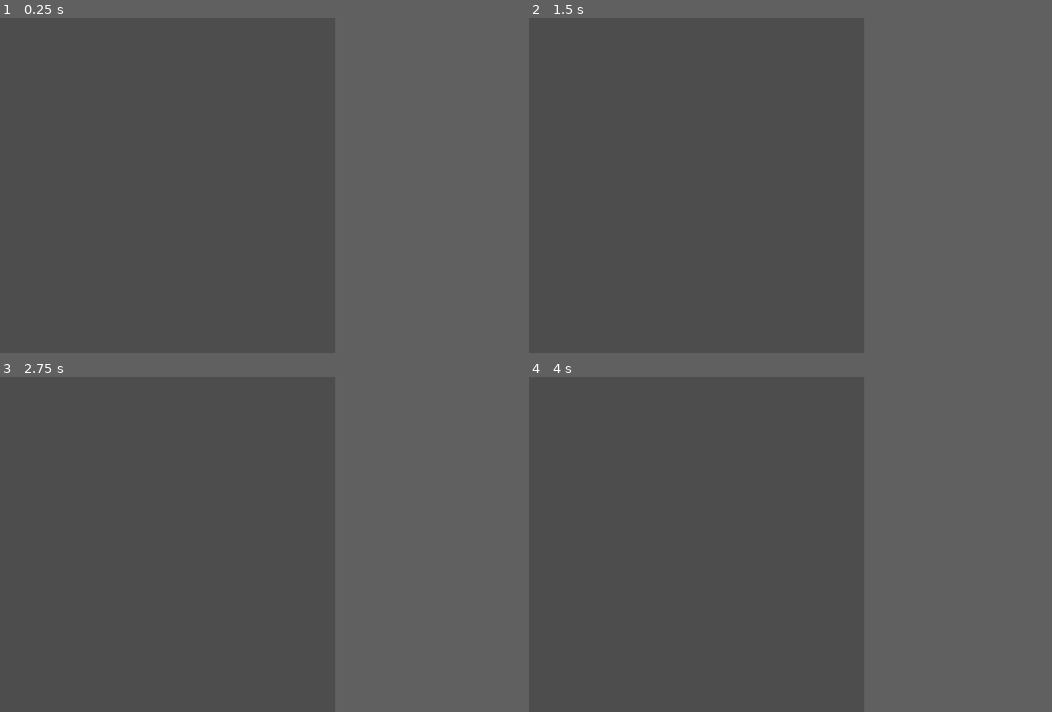
Above: before the commit, frames 1-4 (two rows, left to right).
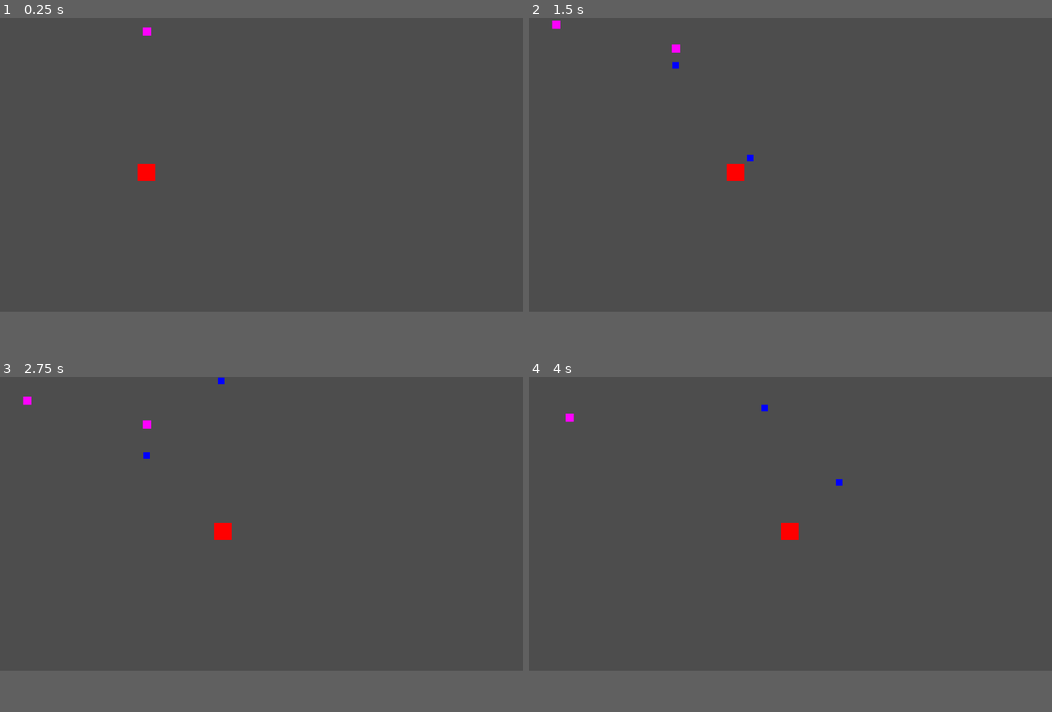
Above: after the commit, the same moments.

Repository: Roflstomp123/MRUHACKZ
Game: Godot game, scene res://Levels/temp_level.tscn
The game is run twice, just before and just after one commit, with the same random seed, the same clock (stepped at 60 frames per second) and the same inputs.
Inputs:
- Up to frame 1 (0.25 s): no input
- Up to frame 2 (1.5 s): tap Enter (Finish attack) at 0.5, 1.35 s; hold Right (Move right) 0.53-1.28 s; hold Enter (Finish attack) 0.53-1.28 s; hold Left (Move left) from 1.28 s (still down)
- Up to frame 3 (2.75 s): release Left (Move left) at 2.03 s; hold Right (Move right) from 2.03 s (still down); hold Enter (Finish attack) from 2.03 s (still down)
- Up to frame 4 (4 s): release Enter (Finish attack) at 2.78 s; tap Enter (Finish attack) at 2.85 s; release Right (Move right) at 3.53 s; hold Left (Move left) from 3.53 s (still down); hold Enter (Finish attack) from 3.53 s (still down)
In our replay, the window is 512x512 before the commit and 799x449 after it. These sizes can differ from the game's own. Grey fills any space a smaller window leaves; there, only what the larger window draws over its background counts as a difference.

The runs differ from the first frame. In frame 1, 0.2% of the frame differs, in the area x 26-30%, y 2-49%; in frame 2, 0.3%, in the area x 4-43%, y 0-49%; in frame 3, 0.3%; in frame 4, 0.3%.

Commit message:
Fix enemy spawner
Can edit the export to spawn enemies
Scene selection narrowing not done yet.

Diff:
--- a/Enemy/EnemySpawner/enemy_spawner.gd
+++ b/Enemy/EnemySpawner/enemy_spawner.gd
@@ -19,24 +19,30 @@
 
 
 func _ready():
-
+	current_time_to_spawn = enemy_spawner_instructions[0].time_offset
 	pass
 
 func _process(delta: float) -> void:
-
+	current_time_to_spawn -= delta
 	pass
 
 func _spawn_next():
-	instruction_index += 1
-	current_instructions = enemy_spawner_instructions[instruction_index]
+	if instruction_index < enemy_spawner_instructions.size():
 
-	var new_enemy = current_instructions.enemy_scene.instantiate()
-	add_child(new_enemy)
-	new_enemy.position = current_instructions.position
-	if current_instructions.state != -1:
-		#TODO fix this breaking on no state
-		new_enemy.state = current_instructions.state
+		current_instructions = enemy_spawner_instructions[instruction_index]
+
+		var new_enemy = current_instructions.enemy_scene.instantiate()
+		add_child(new_enemy)
+		new_enemy.position = current_instructions.position
+		if current_instructions.state != -1:
+			#TODO fix this breaking on no state
+			new_enemy.state = current_instructions.state
+
+		##this is changed at the end so that it keeps the current time rather than being time for the next spawn.
+		instruction_index += 1
+		#double check bad :(
+		if instruction_index < enemy_spawner_instructions.size():
+			current_time_to_spawn = enemy_spawner_instructions[instruction_index].time_offset
 
 
-
-	pass
+		pass
--- a/Levels/temp_level.tscn
+++ b/Levels/temp_level.tscn
@@ -13,6 +13,20 @@
 [sub_resource type="Resource" id="Resource_w5boh"]
 script = ExtResource("4_i4r5e")
 position = Vector2(100, 0)
+enemy_scene = ExtResource("2_6bin5")
+time_offset = 1.0
+state = -1
+
+[sub_resource type="Resource" id="Resource_5xway"]
+script = ExtResource("4_i4r5e")
+position = Vector2(300, 0)
+enemy_scene = ExtResource("2_6bin5")
+time_offset = 4.0
+state = -1
+
+[sub_resource type="Resource" id="Resource_t4g3m"]
+script = ExtResource("4_i4r5e")
+position = Vector2(0, 500)
 enemy_scene = ExtResource("2_6bin5")
 time_offset = 1.0
 state = -1
@@ -40,5 +54,5 @@
 position = Vector2(540, 37)
 
 [node name="EnemySpawner" parent="." instance=ExtResource("3_5chmg")]
-enemy_spawner_instructions = Array[ExtResource("4_i4r5e")]([SubResource("Resource_w5boh")])
+enemy_spawner_instructions = Array[ExtResource("4_i4r5e")]([SubResource("Resource_w5boh"), SubResource("Resource_5xway"), SubResource("Resource_t4g3m")])
 metadata/_edit_lock_ = true
--- a/project.godot
+++ b/project.godot
@@ -18,10 +18,11 @@
 [autoload]
 
 EnemySingleton="*res://Other/EnemySingleton.gd"
+
 [display]
 
-window/size/viewport_width=512
-window/size/viewport_height=512
+window/size/viewport_width=1920
+window/size/viewport_height=1080
 
 [input]
 
Not shown: 1 places in Levels/temp_level.tscn that only renumber resources
